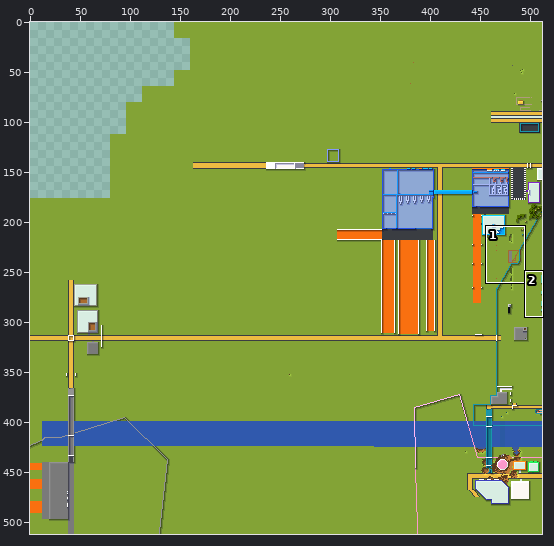
File history of a sprite sheet, tiles/-1,1.png. Above, an overview of the earlier version with the close-up marked.
Close-up. As it was:
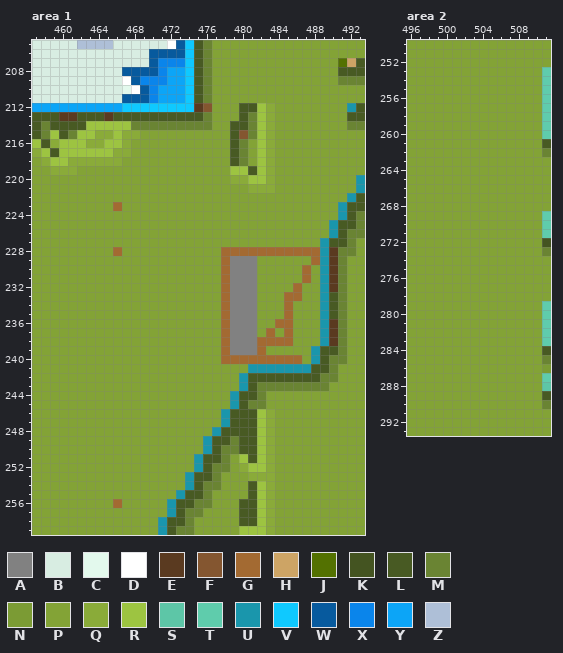
The file is 512x512 pixels. Colours within 5 levels of each other are drawn and written as one. Shown: area 1: x 457..493, y 205..259; area 2: x 496..511, y 250..293. The commit also changed other parts of the picture, which this record leaves out.
Palette (. is transparent): A #818181  B #d8ede2  C #e3f9ed  D #ffffff  E #5a3a20  F #845630  G #a36a32  H #cda465  J #537101  K #445421  L #485a23  M #6a8433  N #7b9b34  P #83a336  Q #8aab39  R #9dc441  S #5dc6a7  T #5fccac  U #1a96ac  V #0fc9ff  W #075a9e  X #0a85eb  Y #0ca5f7  Z #aebfd7
The result:
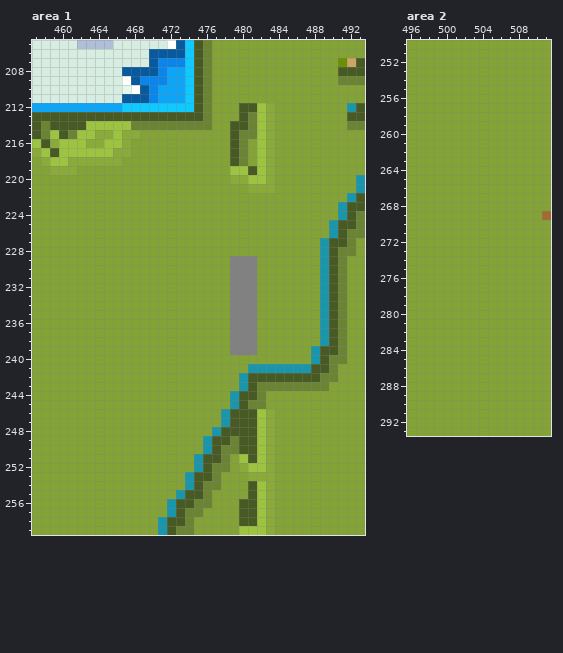
Changes in this commit:
colour J: #537101 -> #689001
Area 1:
y 212: x 475..476 EF -> LM
y 213: x 460..461 EE -> LL; x 465 E -> L
y 215: x 480 F -> M
y 223: x 466 G -> P
y 228: x 466 G -> P; x 478..488 GGGGGGGGGGG -> PPPPPPPPPPP; x 490 E -> L
y 229: x 478 G -> P; x 488 G -> P; x 490 E -> L
y 230..231: x 478 G -> P; x 487 G -> P; x 490 E -> L
y 232: x 478 G -> P; x 486 G -> P; x 490 E -> L
y 233: x 478 G -> P; x 485..486 GG -> PP
y 234..235: x 478 G -> P; x 485 G -> P
y 236: x 478 G -> P; x 484..485 GG -> PP; x 490 E -> L
y 237: x 478 G -> P; x 483 G -> P; x 485 G -> P; x 490 E -> L
y 238: x 478 G -> P; x 482..485 GGGG -> PPPP; x 490 E -> L
y 239: x 478 G -> P; x 482 G -> P
y 240: x 478..486 GGGGGGGGG -> PPPPPPPPP
y 256: x 466 G -> P
Area 2:
y 253..260: x 511 T -> P
y 261: x 511 L -> P
y 262: x 511 M -> P
y 269: x 511 T -> G
y 270..271: x 511 T -> P
y 272: x 511 K -> P
y 273: x 511 M -> P
y 279..283: x 511 T -> P
y 284: x 511 L -> P
y 285: x 511 M -> P
y 286: x 511 N -> P
y 287: x 511 T -> P
y 288: x 511 S -> P
y 289: x 511 L -> P
y 290: x 511 M -> P
